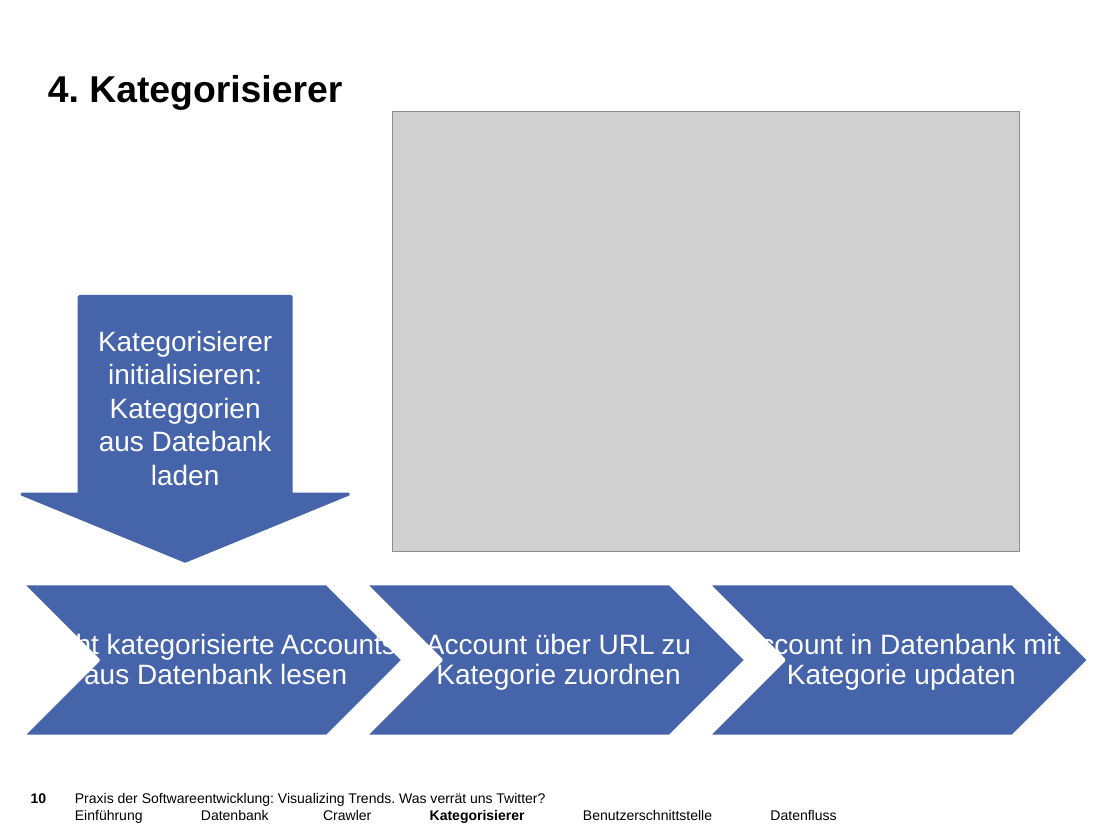
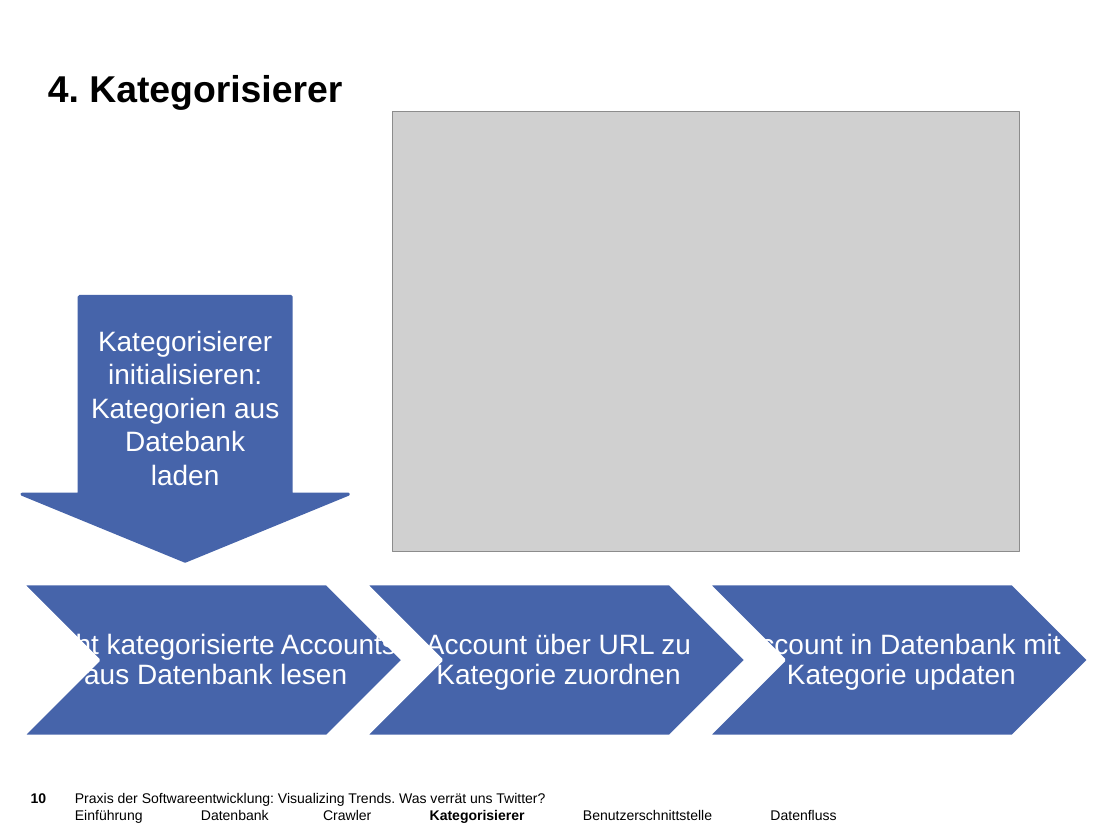
Before and after one commit to jaasmiin/twitterPSE, a slide deck: slide 10 of doc/entwurf/präsentation/pres_entwurf.pptx. Drawn at 1120x840 pixels with LibreOffice and Linux fonts; fonts in the diff are those of the drawing; grey boxes stand for pictures; background and template pictures are left out. Boxes give left, top, right and bottom in pixels: in the first picture for what was removed or moved away, otherwise in the second. Text is boxed around its words. In the diff, an @@ line names an element or a change of style, - is before the commit and + after.

```diff
--- a/doc/entwurf/präsentation/pres_entwurf.pptx
+++ b/doc/entwurf/präsentation/pres_entwurf.pptx
@@ text in down arrow at (91,330,279,486): text changed @@
-Kategorisierer initialisieren: Kateggorien aus Datebank laden
+Kategorisierer initialisieren: Kategorien aus Datebank laden
```
Also in this commit, not shown: 5 other slides changed, 3 other files.
